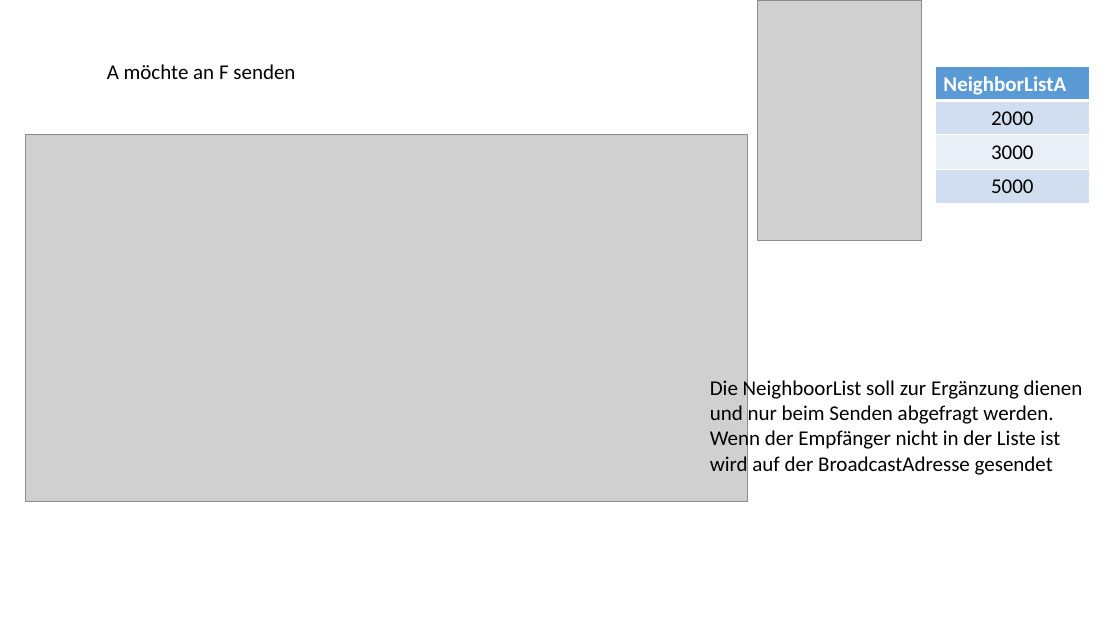
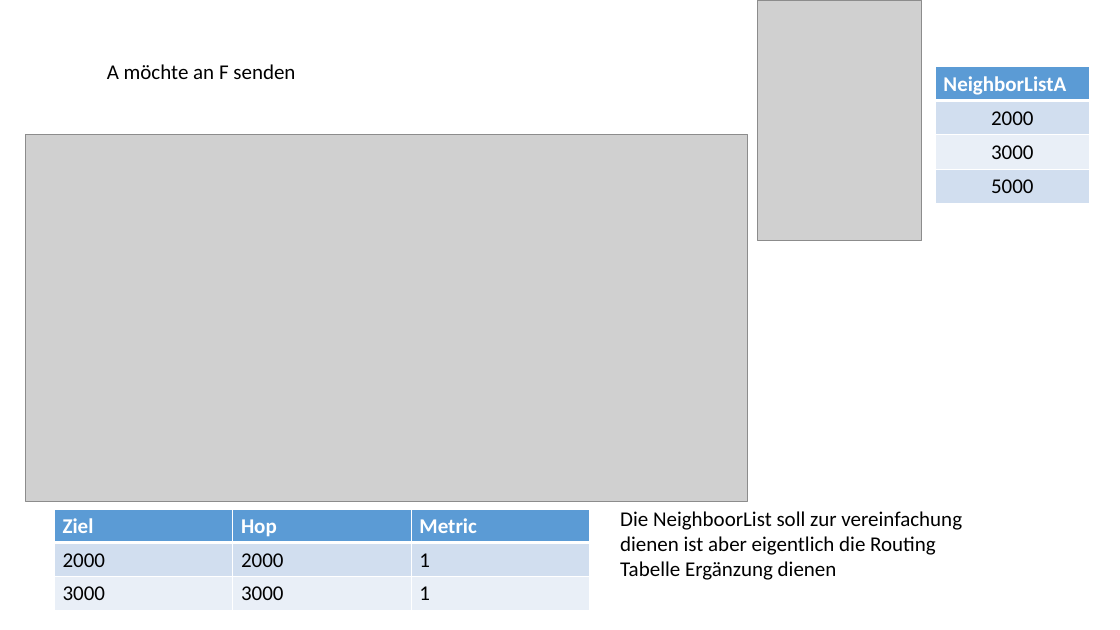
Before and after one commit to HTW-LowRateNet/s0558507, a slide deck: slide 7 of LoRaRouting.pptx. Drawn at 1120x630 pixels with LibreOffice and Linux fonts; fonts in the diff are those of the drawing; grey boxes stand for pictures. Boxes give left, top, right and bottom in pixels: in the first picture for what was removed or moved away, otherwise in the second. Text is boxed around its words. In the diff, an @@ line names an element or a change of style, - is before the commit and + after.

```diff
--- a/LoRaRouting.pptx
+++ b/LoRaRouting.pptx
@@ text removed at box(710, 378, 1083, 477) @@
-Die NeighboorList soll zur Ergänzung dienen und nur beim Senden abgefragt werden. Wenn der Empfänger nicht in der Liste ist wird auf der BroadcastAdresse gesendet
@@ table added at box(54, 509, 588, 610), 3 rows, 3 columns @@
+Ziel | Hop | Metric
+2000 | 2000 | 1
+3000 | 3000 | 1
@@ text added at box(620, 511, 962, 580), 18 pt, text #000000 @@
+Die NeighboorList soll zur vereinfachung dienen ist aber eigentlich die Routing Tabelle Ergänzung dienen
```
Also in this commit, not shown: 8 other slides changed.
